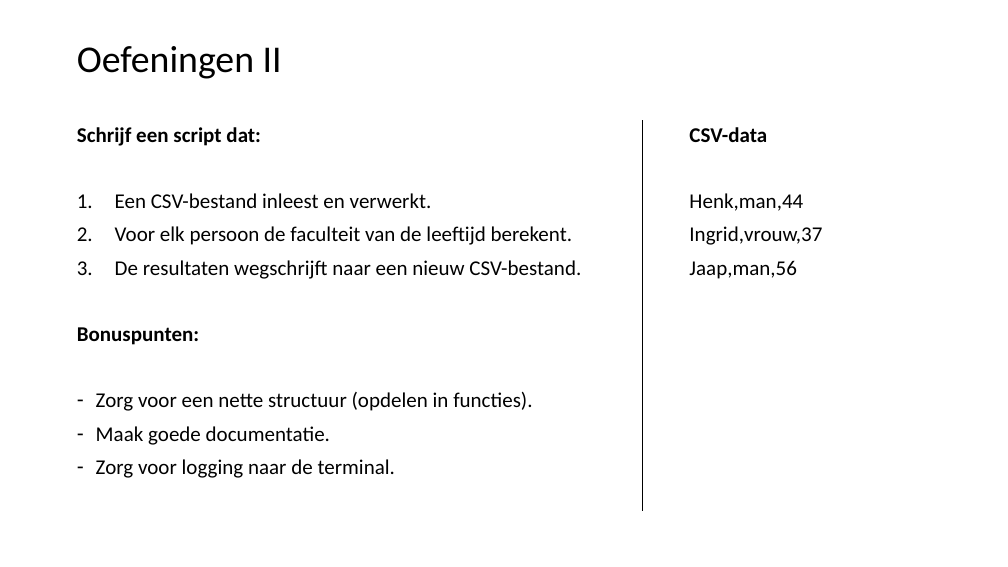
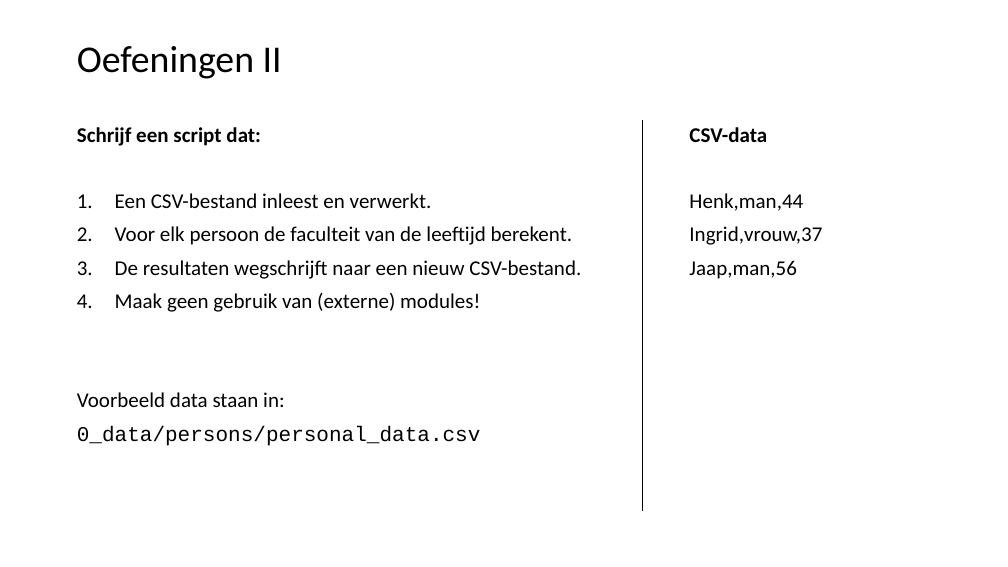
Before and after one commit to LFKoning/knowledge-sharing, a slide deck: slide 38 of python_trainees/1_basics_classes/python_traineeship_1.pptx. Drawn at 1008x567 pixels with LibreOffice and Linux fonts; fonts in the diff are those of the drawing. Boxes give left, top, right and bottom in pixels: in the first picture for what was removed or moved away, otherwise in the second. Text is boxed around its words. In the diff, an @@ line names an element or a change of style, - is before the commit and + after.

```diff
--- a/python_trainees/1_basics_classes/python_traineeship_1.pptx
+++ b/python_trainees/1_basics_classes/python_traineeship_1.pptx
@@ text at (77, 293, 481, 446): text changed @@
-Bonuspunten:
-– Zorg voor een nette structuur (opdelen in functies).
-– Maak goede documentatie.
-– Zorg voor logging naar de terminal.
+4. Maak geen gebruik van (externe) modules!
+Voorbeeld data staan in:
+0_data/persons/personal_data.csv
```
Also in this commit, not shown: 14 other slides changed, 3 other files.
